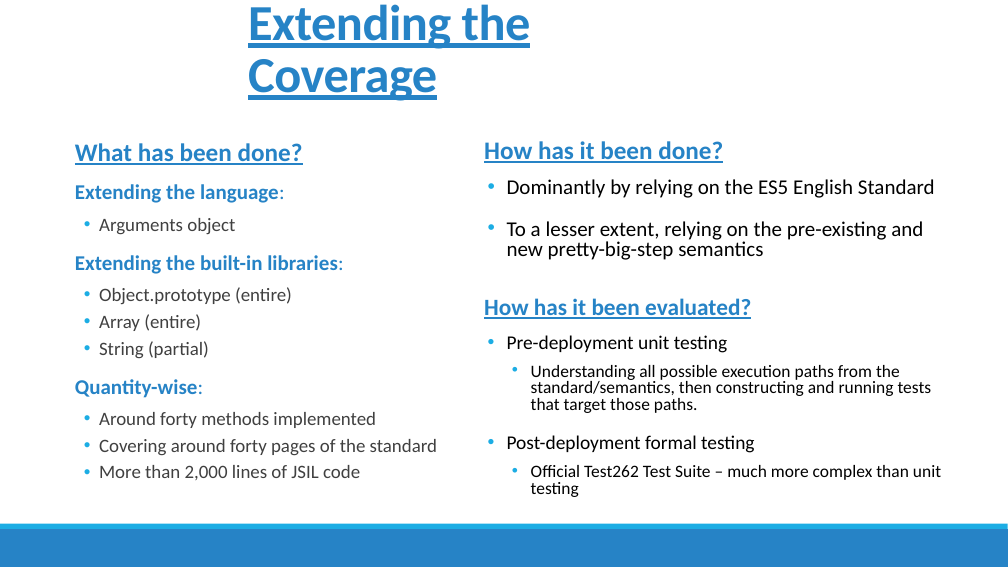
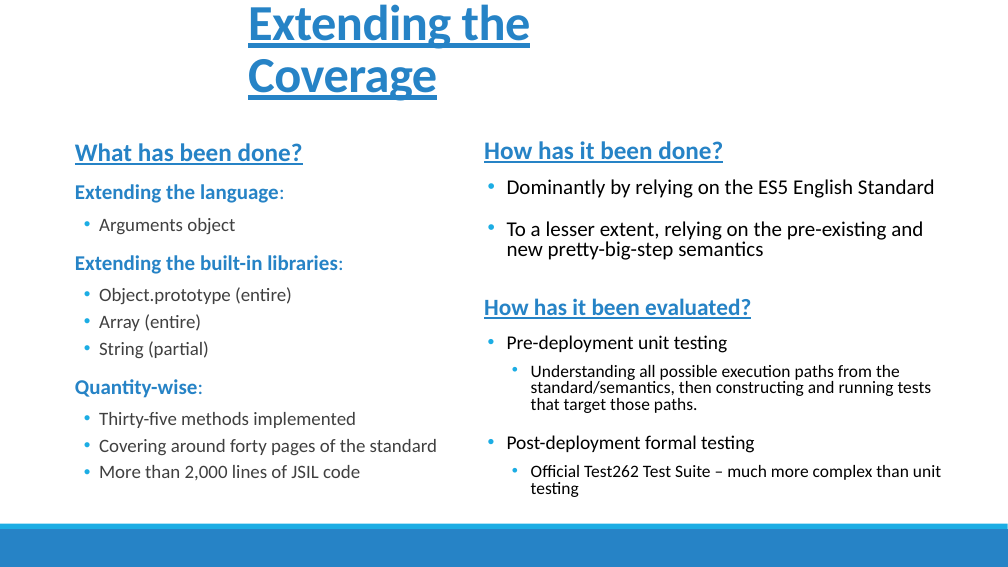
Before and after one commit to amqzhu/JSIL_report, a slide deck: slide 9 of presentation.pptx. Drawn at 1008x567 pixels with LibreOffice and Linux fonts; fonts in the diff are those of the drawing. Boxes give left, top, right and bottom in pixels: in the first picture for what was removed or moved away, otherwise in the second. Text is boxed around its words. In the diff, an @@ line names an element or a change of style, - is before the commit and + after.

```diff
--- a/presentation.pptx
+++ b/presentation.pptx
@@ text at [99,412,356,428]: text changed @@
-  • Around forty methods implemented
+  • Thirty-five methods implemented
```
Also in this commit, not shown: 1 other file.
